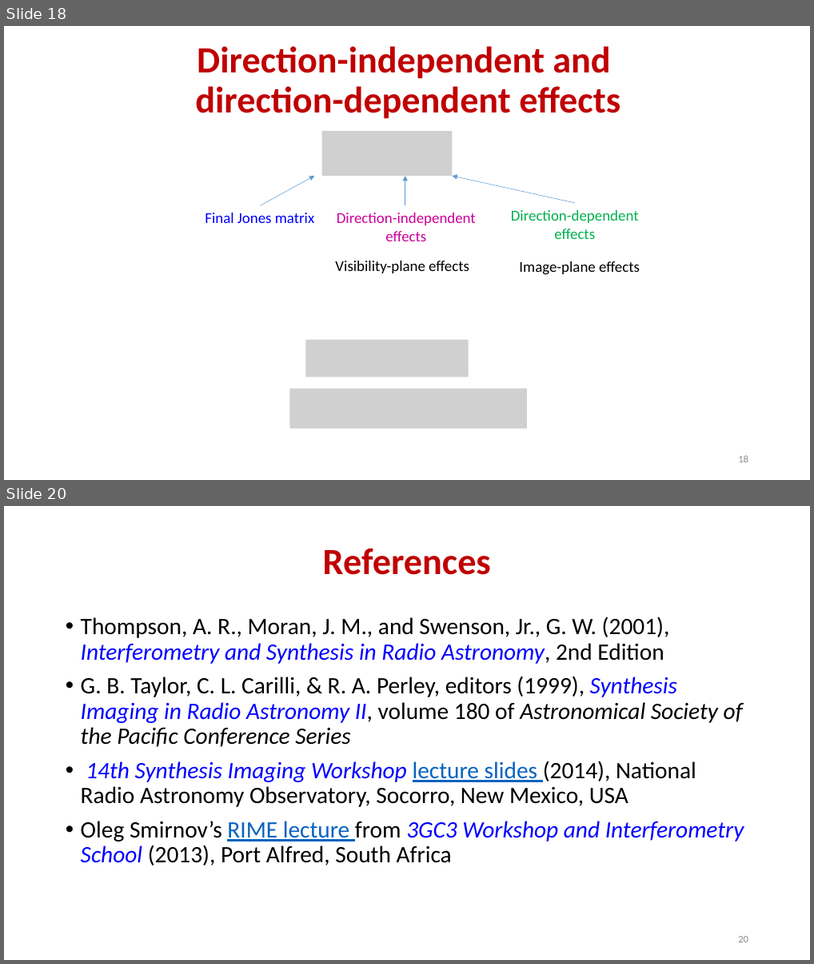
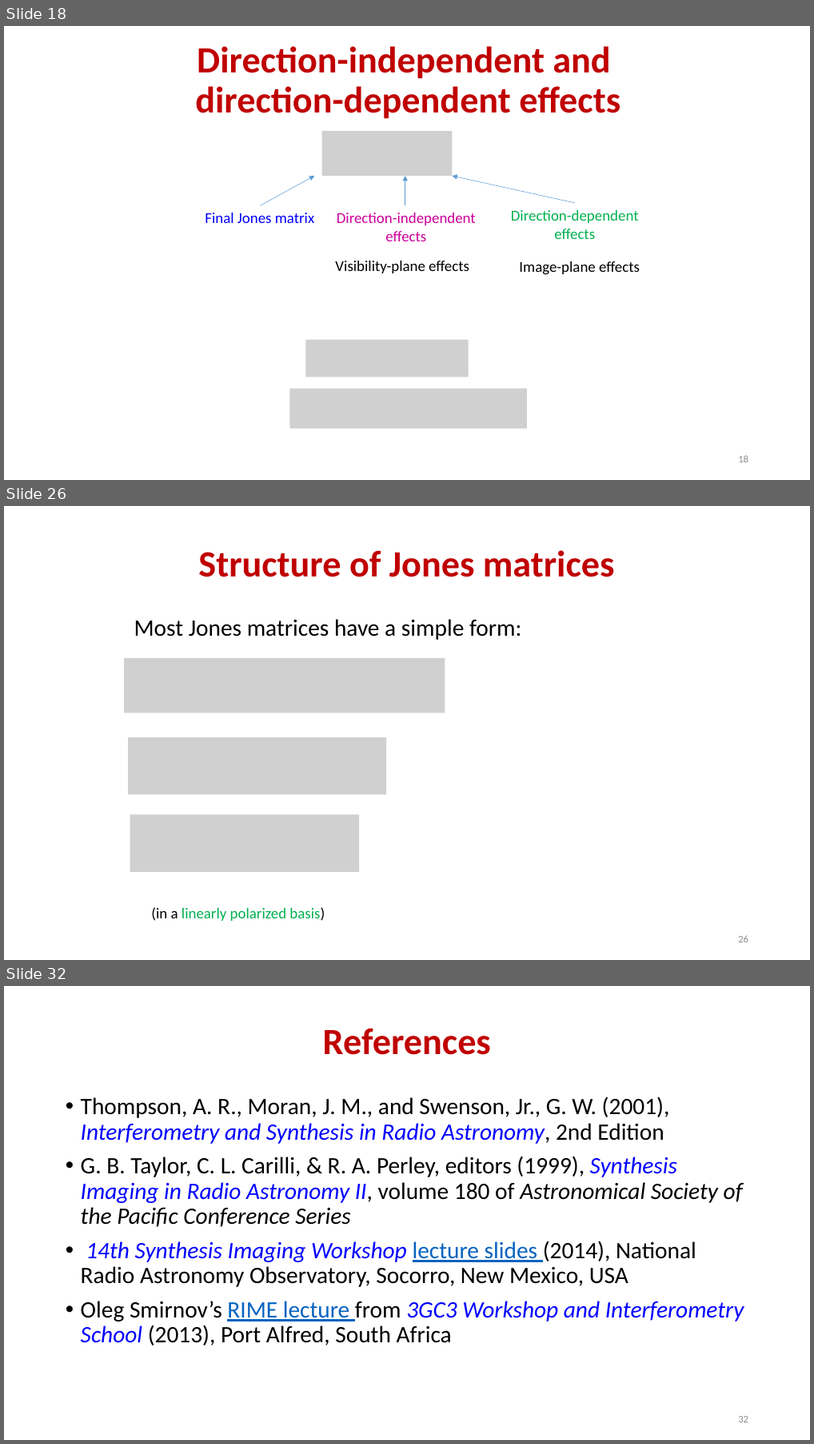
Before and after one commit to ratt-ru/ratt-interferometry-course, a slide deck: lectures/calibration/RIME.pptx. Shown one above the other, each under a label of ours: slides 18 and 20 before the commit, slides 18, 26 and 32 after it; the slides between them are not shown. The pictures are 814x964 and 814x1444 pixels, drawn with LibreOffice and Linux fonts; fonts in the diff are those of the drawing; grey boxes stand for pictures. Boxes give left, top, right and bottom in pixels: in the first picture for what was removed or moved away, otherwise in the second. Text is boxed around its words. In the diff, an @@ line names an element or a change of style, - is before the commit and + after.

```diff
--- a/lectures/calibration/RIME.pptx
+++ b/lectures/calibration/RIME.pptx
@@ slide 26 added at <box>4,506,810,960</box>, background #FFFFFF @@
@@ title added at <box>198,550,615,577</box>, 44 pt, text #C00000, bold @@
+Structure of Jones matrices
@@ text added at <box>134,619,522,640</box>, 28 pt, text #000000 @@
+Most Jones matrices have a simple form:
@@ picture added at <box>124,658,446,713</box> @@
@@ picture added at <box>128,738,386,795</box> @@
@@ picture added at <box>130,815,359,872</box> @@
@@ text added at <box>151,907,325,920</box>, 18 pt, text #00B050 @@
+(in a linearly polarized basis)
@@ page number added at <box>738,935,749,942</box>, 12 pt, text #8C8C8C @@
+26
@@ what was slide 20 is now slide 32 @@
@@ page number at <box>738,1416,749,1422</box>: text changed @@
-20
+32
```
Also in this commit, not shown: 3 slides changed, 11 other slides added, 2 other files.
